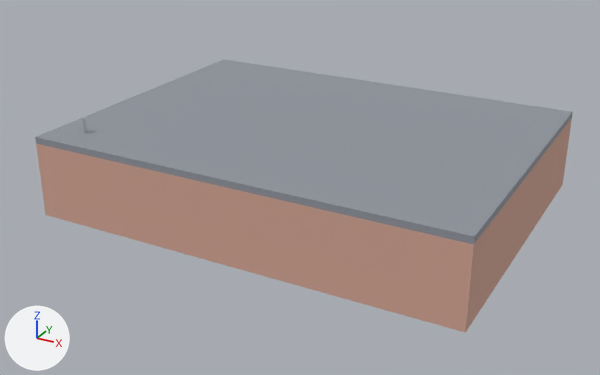
What one commit did to the glTF model client/public/models/school.glb.
Both versions are drawn from a 50 mm camera at (33.8, -64.3, 33.0) aimed at (-0.2, -2.5, 2.1). The lights are fixed; the arrows at lower left show +X, +Y and +Z. The picture after the commit comes second. Where no turn or scale is listed for an object, it has been applied to the vertices.
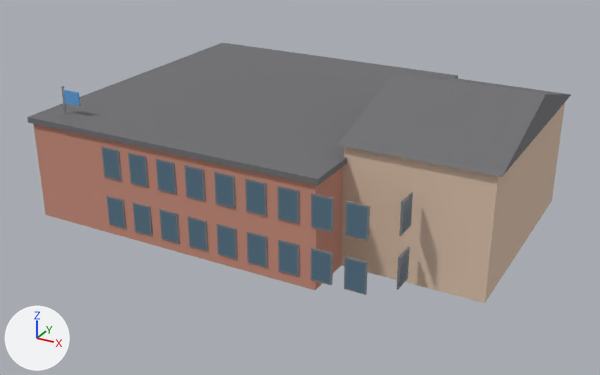
Where the change shows, as pixel boxes (x1, y1, x2, y2) in the pictures (600 x 375 px):
```json
{"object": "Cube.001", "change": "recoloured, moved, rescaled", "before": [35, 59, 573, 244], "after": [341, 103, 565, 303]}
{"object": "Cube", "change": "moved, rescaled", "before": [36, 118, 572, 333], "after": [33, 124, 343, 290]}
{"object": "m", "change": "added", "after": [27, 43, 571, 185]}
{"object": "Cube.003", "change": "added", "after": [103, 149, 412, 293], "on screen": "blue"}
{"object": "Cube.002", "change": "added", "after": [101, 147, 413, 295], "on screen": "mostly hidden"}
{"object": "Cube.147", "change": "added", "after": [63, 90, 80, 106]}
{"object": "Cylinder", "change": "moved", "before": [81, 117, 87, 133], "after": [61, 86, 67, 114]}
```

Edits to the scene script, one JSON object a line:
```json
{"op": "set", "path": "mat_roof.base_color", "old": "(0.28, 0.3, 0.34)", "new": "(0.16, 0.16, 0.17)", "note": "grey #90959e -> grey #6f6f73"}
{"op": "add", "block": "mat_gym", "code": ["mat_gym = principled_material('gym')", "mat_gym.base_color = (0.74, 0.55, 0.42)  # beige #dfc4ad", "mat_gym.roughness = 0.85"]}
{"op": "add", "block": "mat_flag", "code": ["mat_flag = principled_material('flag')", "mat_flag.base_color = (0.12, 0.35, 0.7)  # blue #61a0da", "mat_flag.roughness = 0.7"]}
{"op": "add", "block": "mat_glass", "code": ["mat_glass = principled_material('glass')", "mat_glass.base_color = (0.1, 0.18, 0.25)  # blue #597689", "mat_glass.roughness = 0.1"]}
{"op": "add", "block": "mat_frame", "code": ["mat_frame = principled_material('frame')", "mat_frame.base_color = (0.2, 0.21, 0.23)  # grey #7c7e84"]}
{"block": "me_cube_001", "where": "me_cube_001.from_pydata(...)  # 8 vertices, 12 faces; spans x -0.5..0.5, y -0.5..0.5, z -0.5..0.5"}
{"op": "remove", "block": "me_cube_001", "code": "me_cube_001.materials.append(mat_roof)  # grey #90959e"}
{"op": "add", "block": "me_cube_001", "code": "me_cube_001.materials.append(mat_gym)  # beige #dfc4ad"}
{"op": "add", "block": "me_m", "code": ["me_m = bpy.data.meshes.new('m')", "me_m.from_pydata(...)  # 14 vertices, 18 faces; spans x -20.3..20.4, y -15.3..15.3, z 9.0..13.5", "me_m.materials.append(mat_roof)  # grey #6f6f73"]}
{"op": "add", "block": "me_cube_147", "code": ["me_cube_147 = bpy.data.meshes.new('Cube.147')", "me_cube_147.from_pydata(...)  # a box spanning x -0.9..0.9, y -0.05..0.05, z -0.6..0.6", "me_cube_147.materials.append(mat_flag)  # blue #61a0da"]}
{"op": "add", "block": "me_cube_003", "code": ["me_cube_003 = bpy.data.meshes.new('Cube.003')", "me_cube_003.from_pydata(...)  # 576 vertices, 864 faces; spans x -2.7..25.5, y -0.1..30.1, z -1.2..5.7", "me_cube_003.materials.append(mat_glass)  # blue #597689"]}
{"op": "add", "block": "me_cube_002", "code": ["me_cube_002 = bpy.data.meshes.new('Cube.002')", "me_cube_002.from_pydata(...)  # 576 vertices, 864 faces; spans x -2.7..25.5, y -0.1..30.1, z -1.4..5.9", "me_cube_002.materials.append(mat_frame)  # grey #7c7e84"]}
{"op": "set", "path": "ob_cube.location", "old": "(0.0, 0.0, 3.5)", "new": "(-6.0, 0.0, 4.5)"}
{"op": "set", "path": "ob_cube.scale", "old": "(40.0, 30.0, 7.0)", "new": "(28.0, 30.0, 9.0)"}
{"op": "set", "path": "ob_cube_001.location", "old": "(0.0, 0.0, 7.3)", "new": "(14.0, 0.0, 5.25)"}
{"op": "set", "path": "ob_cube_001.scale", "old": "(40.0, 30.0, 0.6)", "new": "(12.0, 21.0, 10.5)"}
{"op": "set", "path": "ob_cylinder.location", "old": "(-17.0, -12.0, 4.5)", "new": "(-18.0, -13.0, 6.0)"}
{"op": "add", "block": "ob_m", "code": ["ob_m = bpy.data.objects.new('m', me_m)", "ob_m.location = (0.0, 0.0, 0.0)"]}
{"op": "add", "block": "ob_cube_147", "code": ["ob_cube_147 = bpy.data.objects.new('Cube.147', me_cube_147)", "ob_cube_147.location = (-17.1, -13.0, 11.1)"]}
{"op": "add", "block": "ob_cube_003", "code": ["ob_cube_003 = bpy.data.objects.new('Cube.003', me_cube_003)", "ob_cube_003.location = (-11.38, -15.05, 2.25)"]}
{"op": "add", "block": "ob_cube_002", "code": ["ob_cube_002 = bpy.data.objects.new('Cube.002', me_cube_002)", "ob_cube_002.location = (-11.38, -15.02, 2.26)"]}
```
